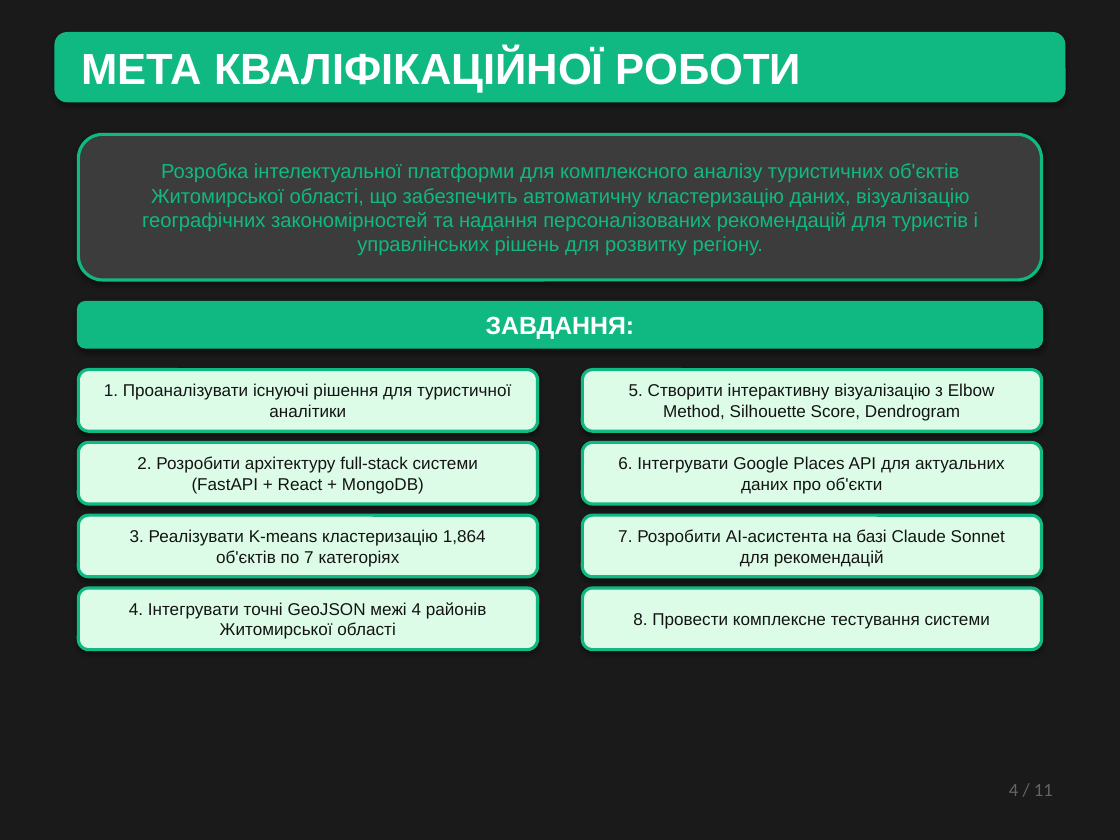
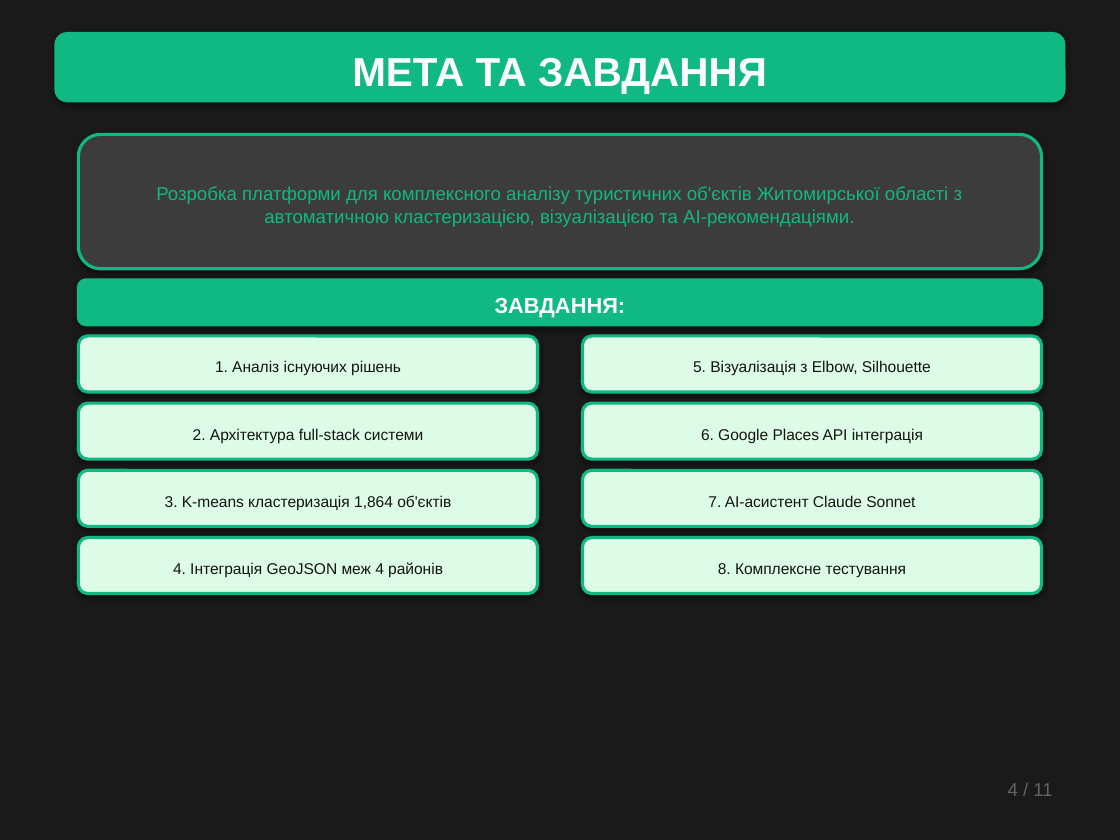
Before and after one commit to slipchuk062-netizen/site, a slide deck: slide 4 of Zhytomyr_Tourism_Presentation.pptx. Drawn at 1120x840 pixels with LibreOffice and Linux fonts; fonts in the diff are those of the drawing. Boxes give left, top, right and bottom in pixels: in the first picture for what was removed or moved away, otherwise in the second. Text is boxed around its words. In the diff, an @@ line names an element or a change of style, - is before the commit and + after.

```diff
--- a/Zhytomyr_Tourism_Presentation.pptx
+++ b/Zhytomyr_Tourism_Presentation.pptx
@@ text in rounded rectangle at [352,57,767,94]: text changed; size 28 to 26 pt @@
-МЕТА КВАЛІФІКАЦІЙНОЇ РОБОТИ
+МЕТА ТА ЗАВДАННЯ
@@ rounded rectangle "Розробка платформи для комплексного аналізу ...": place and size @@
-rounded rectangle "Розробка платформи для комплексного аналізу ..." at [78,134,1042,280]
+rounded rectangle "Розробка платформи для комплексного аналізу ..." at [78,134,1042,269]
@@ text in rounded rectangle at [156,186,963,227]: text changed; size 13 to 12 pt @@
-Розробка інтелектуальної платформи для комплексного аналізу туристичних об'єктів Житомирської області, що забезпечить автоматичну кластеризацію даних, візуалізацію географічних закономірностей та надання персоналізованих рекомендацій для туристів і управлінських рішень для розвитку регіону.
+Розробка платформи для комплексного аналізу туристичних об'єктів Житомирської області з автоматичною кластеризацією, візуалізацією та AI-рекомендаціями.
@@ rounded rectangle "ЗАВДАННЯ:": place and size @@
-rounded rectangle "ЗАВДАННЯ:" at [78,302,1042,347]
+rounded rectangle "ЗАВДАННЯ:" at [78,280,1042,325]
@@ rounded rectangle "ЗАВДАННЯ:" at [78,280,1042,325]: size 16 to 14 pt @@
@@ rounded rectangle "1. Аналіз існуючих рішень": place and size @@
-rounded rectangle "1. Аналіз існуючих рішень" at [78,370,538,431]
+rounded rectangle "1. Аналіз існуючих рішень" at [78,336,538,392]
@@ rounded rectangle "5. Візуалізація з Elbow, Silhouette": place and size @@
-rounded rectangle "5. Візуалізація з Elbow, Silhouette" at [582,370,1042,431]
+rounded rectangle "5. Візуалізація з Elbow, Silhouette" at [582,336,1042,392]
@@ text in rounded rectangle at [215,360,401,376]: text changed; size 11 to 10 pt @@
-1. Проаналізувати існуючі рішення для туристичної аналітики
+1. Аналіз існуючих рішень
@@ text in rounded rectangle at [693,360,931,376]: text changed; size 11 to 10 pt @@
-5. Створити інтерактивну візуалізацію з Elbow Method, Silhouette Score, Dendrogram
+5. Візуалізація з Elbow, Silhouette
@@ rounded rectangle "2. Архітектура full-stack системи": place and size @@
-rounded rectangle "2. Архітектура full-stack системи" at [78,442,538,504]
+rounded rectangle "2. Архітектура full-stack системи" at [78,403,538,459]
@@ rounded rectangle "6. Google Places API інтеграція": place and size @@
-rounded rectangle "6. Google Places API інтеграція" at [582,442,1042,504]
+rounded rectangle "6. Google Places API інтеграція" at [582,403,1042,459]
@@ text in rounded rectangle at [193,428,423,443]: text changed; size 11 to 10 pt @@
-2. Розробити архітектуру full-stack системи (FastAPI + React + MongoDB)
+2. Архітектура full-stack системи
@@ text in rounded rectangle at [701,428,923,443]: text changed; size 11 to 10 pt @@
-6. Інтегрувати Google Places API для актуальних даних про об'єкти
+6. Google Places API інтеграція
@@ rounded rectangle "3. K-means кластеризація 1,864 об'єктів": place and size @@
-rounded rectangle "3. K-means кластеризація 1,864 об'єктів" at [78,515,538,577]
+rounded rectangle "3. K-means кластеризація 1,864 об'єктів" at [78,470,538,526]
@@ rounded rectangle "7. AI-асистент Claude Sonnet": place and size @@
-rounded rectangle "7. AI-асистент Claude Sonnet" at [582,515,1042,577]
+rounded rectangle "7. AI-асистент Claude Sonnet" at [582,470,1042,526]
@@ text in rounded rectangle at [165,495,451,510]: text changed; size 11 to 10 pt @@
-3. Реалізувати K-means кластеризацію 1,864 об'єктів по 7 категоріях
+3. K-means кластеризація 1,864 об'єктів
@@ text in rounded rectangle at [708,495,915,507]: text changed; size 11 to 10 pt @@
-7. Розробити AI-асистента на базі Claude Sonnet для рекомендацій
+7. AI-асистент Claude Sonnet
@@ rounded rectangle "4. Інтеграція GeoJSON меж 4 ...": place and size @@
-rounded rectangle "4. Інтеграція GeoJSON меж 4 ..." at [78,588,538,650]
+rounded rectangle "4. Інтеграція GeoJSON меж 4 ..." at [78,538,538,594]
@@ rounded rectangle "8. Комплексне тестування": place and size @@
-rounded rectangle "8. Комплексне тестування" at [582,588,1042,650]
+rounded rectangle "8. Комплексне тестування" at [582,538,1042,594]
@@ text in rounded rectangle at [173,562,443,578]: text changed; size 11 to 10 pt @@
-4. Інтегрувати точні GeoJSON межі 4 районів Житомирської області
+4. Інтеграція GeoJSON меж 4 районів
@@ text in rounded rectangle at [718,563,907,578]: text changed; size 11 to 10 pt @@
-8. Провести комплексне тестування системи
+8. Комплексне тестування
@@ text "4 / 11" at [1008,783,1052,796]: font Calibri to Arial @@
```
Also in this commit, not shown: 4 other slides changed, 6 slides added.
